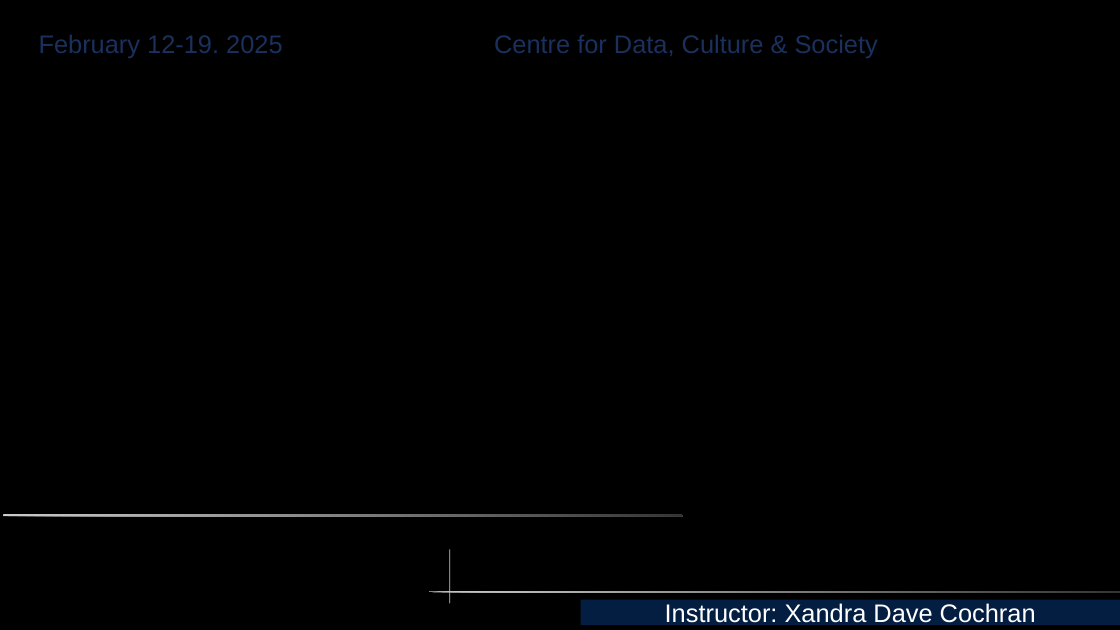
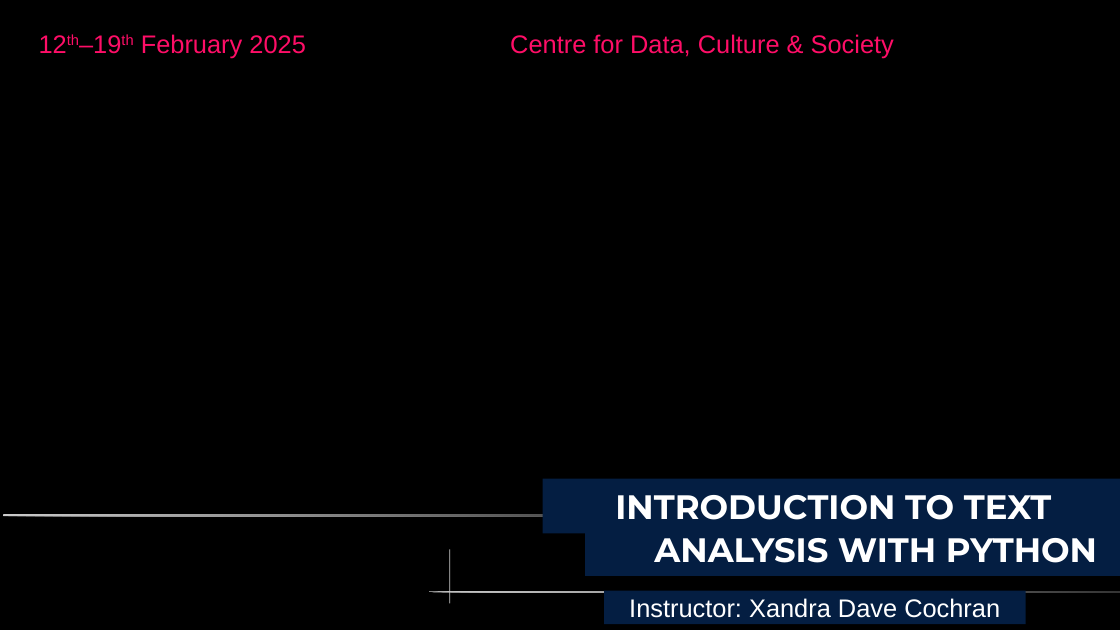
Before and after one commit to DCS-training/nltk-intro-2024, a slide deck: slide 1 of Slides/NLTK_class1_09.02.2024.pptx. Drawn at 1120x630 pixels with LibreOffice and Linux fonts; fonts in the diff are those of the drawing; background and template pictures are left out. Boxes give left, top, right and bottom in pixels: in the first picture for what was removed or moved away, otherwise in the second. Text is boxed around its words. In the diff, an @@ line names an element or a change of style, - is before the commit and + after.

```diff
--- a/Slides/NLTK_class1_09.02.2024.pptx
+++ b/Slides/NLTK_class1_09.02.2024.pptx
@@ text at (141,34,894,58): text changed; text colour #1A305D to #FE0E67 @@
-February 12-19. 2025 Centre for Data, Culture & Society
+12th–19th February 2025 Centre for Data, Culture & Society
@@ rectangle added at (543,479,1120,534), fill #041E42, 24 pt, text #FFFFFF, bold @@
+INTRODUCTION TO TEXT
@@ rectangle added at (585,521,1120,576), fill #041E42, 24 pt, text #FFFFFF, bold @@
+ANALYSIS WITH PYTHON
@@ rectangle "Instructor: Xandra Dave Cochran": place and size @@
-rectangle "Instructor: Xandra Dave Cochran" at (581,600,1120,625)
+rectangle "Instructor: Xandra Dave Cochran" at (605,592,1026,625)
```
Also in this commit, not shown: 5 other slides changed.
